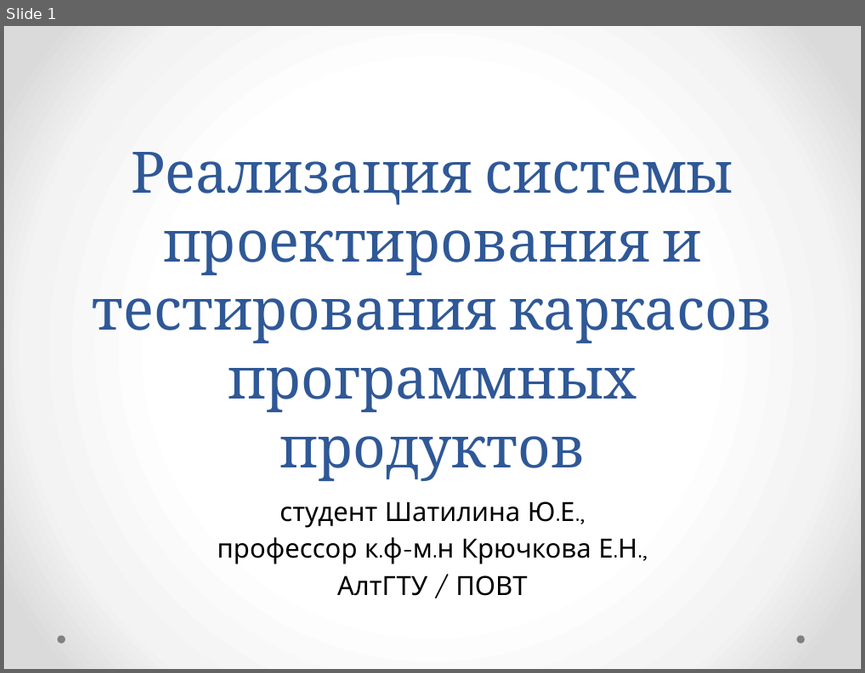
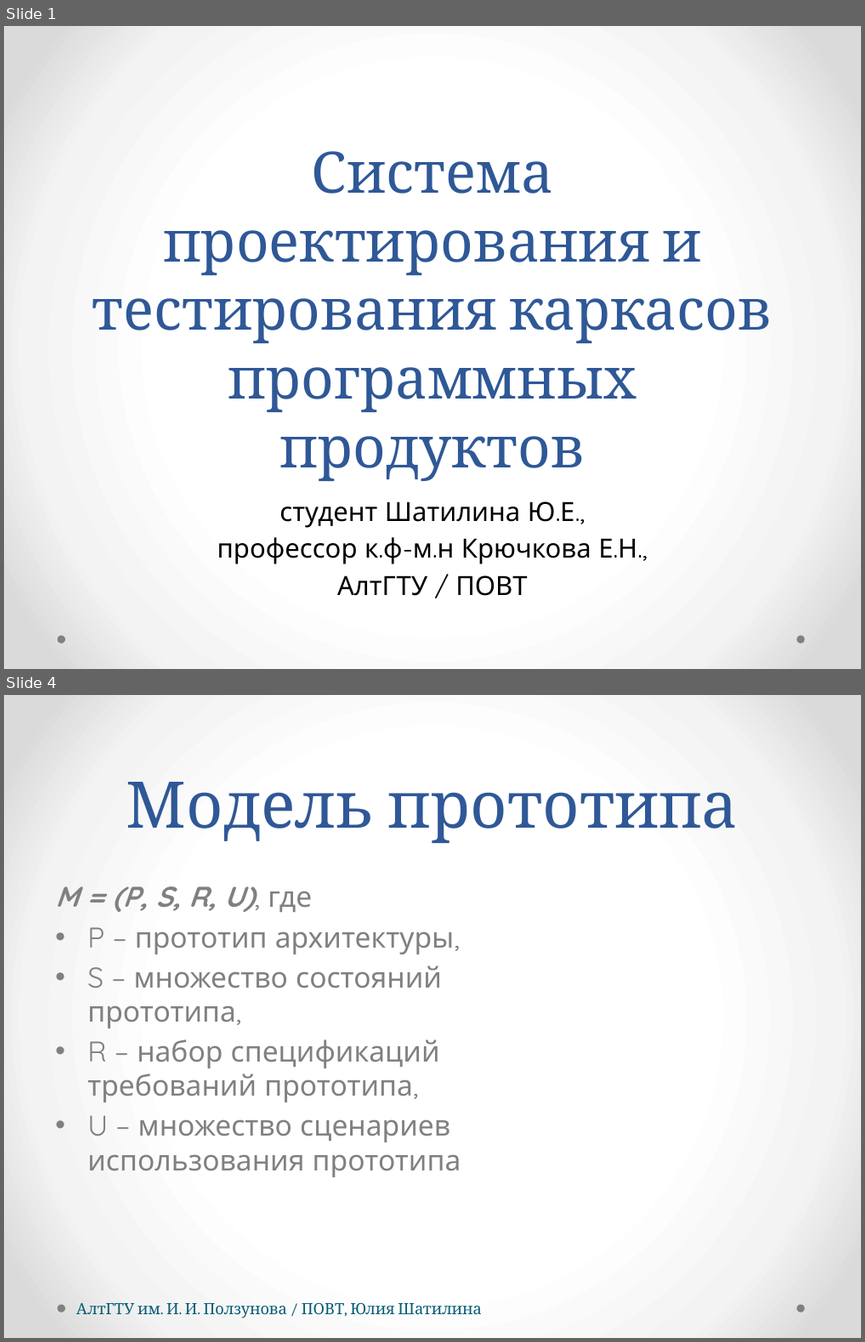
Before and after one commit to hisohito/proto-doc, a slide deck: shatilina.pptx. Shown one above the other, each under a label of ours: slide 1 before the commit, slides 1 and 4 after it; the slides between them are not shown. The pictures are 865x673 and 865x1342 pixels, drawn with LibreOffice and Linux fonts; fonts in the diff are those of the drawing. Boxes give left, top, right and bottom in pixels: in the first picture for what was removed or moved away, otherwise in the second. Text is boxed around its words. In the diff, an @@ line names an element or a change of style, - is before the commit and + after.

```diff
--- a/shatilina.pptx
+++ b/shatilina.pptx
@@ slide 4 added at (4,695,861,1338), background gradient #FFFFFF to #F4F4F4 to #DADADA; not listed: 2 template elements that a slide beside it also shows @@
@@ title added at (126,782,738,843), 54 pt, text #2F5897 @@
+Модель прототипа
@@ text added at (55,886,461,1177), 24 pt, text #808080 @@
+M = (P, S, R, U), где
+• P – прототип архитектуры,
+• S – множество состояний прототипа,
+• R – набор спецификаций требований прототипа,
+• U – множество сценариев использования прототипа
@@ text added at (76,1302,482,1318), 13 pt, text #045C75 @@
+АлтГТУ им. И. И. Ползунова / ПОВТ, Юлия Шатилина
@@ slide 1 changed as well @@
@@ title at (92,151,772,481): text changed @@
-Реализация системы проектирования и тестирования каркасов программных продуктов
+Система проектирования и тестирования каркасов программных продуктов
```
Also in this commit, not shown: 10 other slides added, 2 slides removed, 2 other files.
